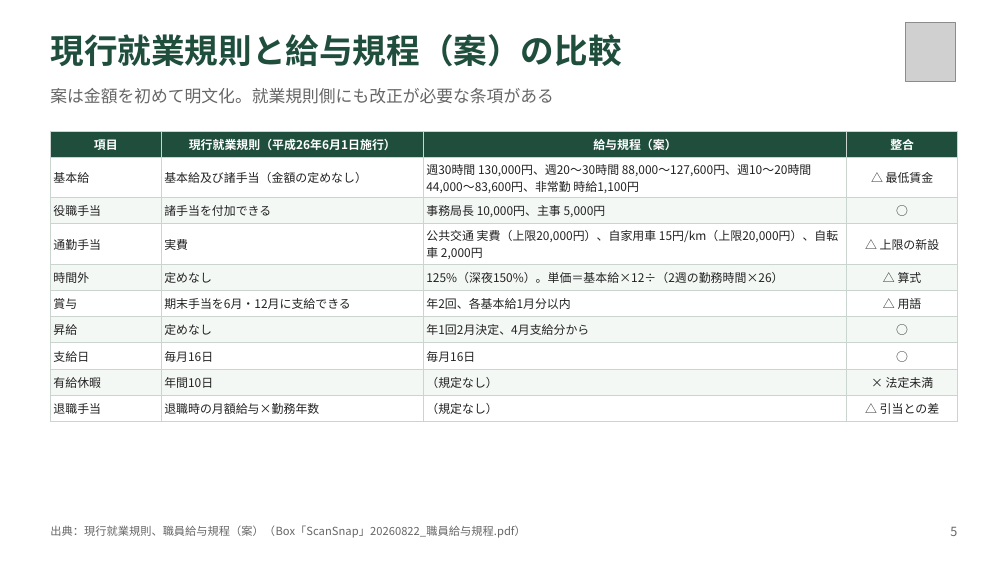
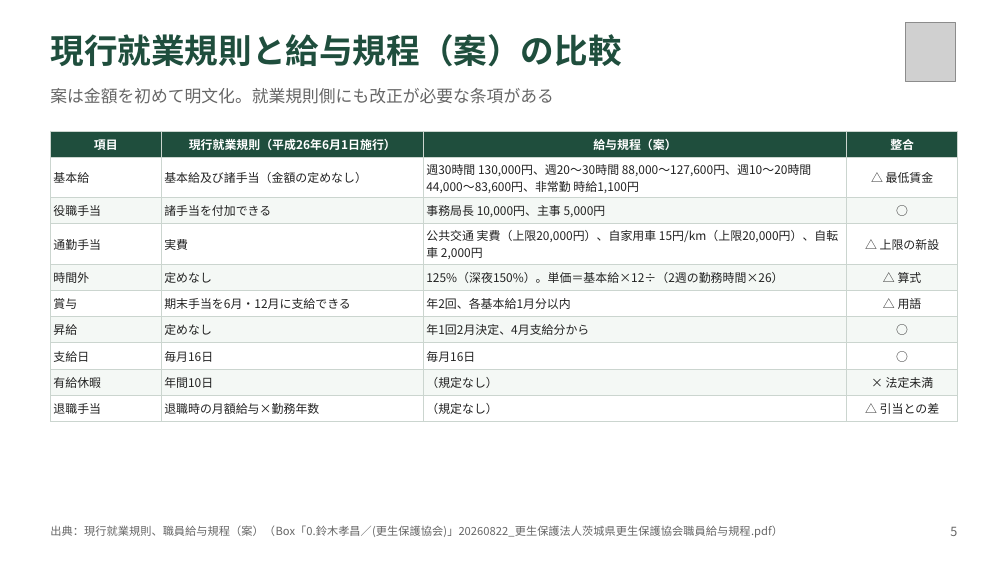
Before and after one commit to TakaS-JP/ClaudeGitHub, a slide deck: slide 5 of docs/ibaraki-kouseihogo/職員給与規程案_説明資料案_2026-09.pptx. Drawn at 1008x567 pixels with LibreOffice and Linux fonts; fonts in the diff are those of the drawing; grey boxes stand for pictures. Boxes give left, top, right and bottom in pixels: in the first picture for what was removed or moved away, otherwise in the second. Text is boxed around its words. In the diff, an @@ line names an element or a change of style, - is before the commit and + after.

```diff
--- a/docs/ibaraki-kouseihogo/職員給与規程案_説明資料案_2026-09.pptx
+++ b/docs/ibaraki-kouseihogo/職員給与規程案_説明資料案_2026-09.pptx
@@ text at (50,525,783,538): text changed @@
-出典：現行就業規則、職員給与規程（案）（Box「ScanSnap」20260822_職員給与規程.pdf）
+出典：現行就業規則、職員給与規程（案）（Box「0.鈴木孝昌／(更生保護協会)」20260822_更生保護法人茨城県更生保護協会職員給与規程.pdf）
```
Also in this commit, not shown: 6 other slides changed, 18 other files.
